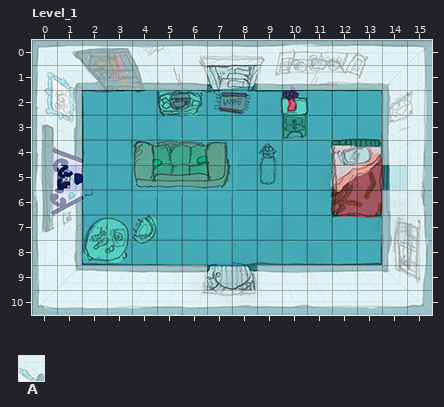
LDtk project, stored at ld48_deeper/srcart/Deeper.ldtk. The first picture shows the starting point.
Cells are 25x25 px. Shown: Level_1 x 0..15, y 0..10. The commit also changed other parts of the map, which this record leaves out.
Key: from "Collision": A 1 "Wall".
_ is an empty cell.
Layers that did not change in this view are not listed.
Layer "Collision" before, first column x 0:
 0 AAAAAAAAAAAAAAAA
 1 AAAAAAA__AAAAAAA
 2 AA____________AA
 3 AA____________AA
 4 AA____________AA
 5 A______________A
 6 AA____________AA
 7 AA____________AA
 8 AA____________AA
 9 AAAAAAA__AAAAAAA
10 AAAAAAAAAAAAAAAA
Now the later version:
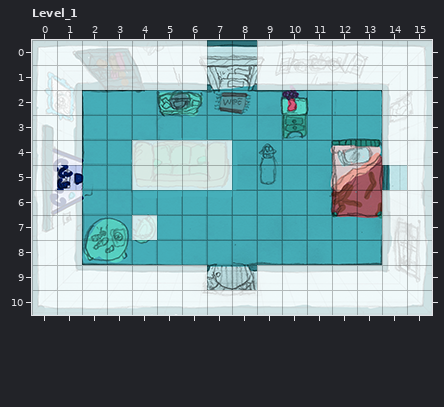
See-through tiles are keyed as they look on the map.
Changes in this commit:
{"change": "layer \"Collision\" opacity 50% -> 76%"}
{"where": "layer \"Collision\""}
{"y":0,"x":7,"old":"AA","new":"__"}
{"y":4,"x":4,"old":"____","new":"AAAA"}
{"y":5,"x":4,"old":"____","new":"AAAA"}
{"y":7,"x":4,"old":"_","new":"A"}
